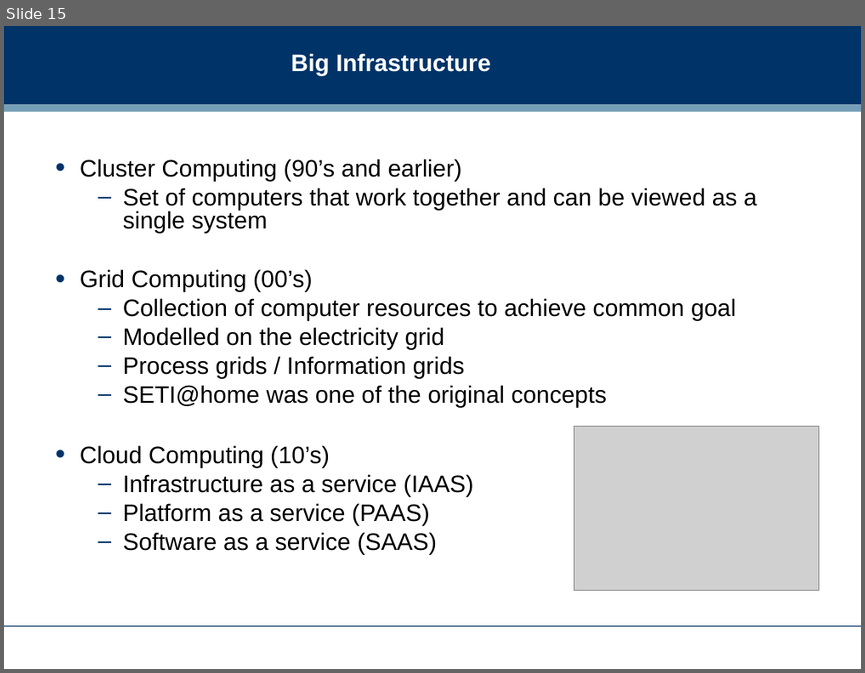
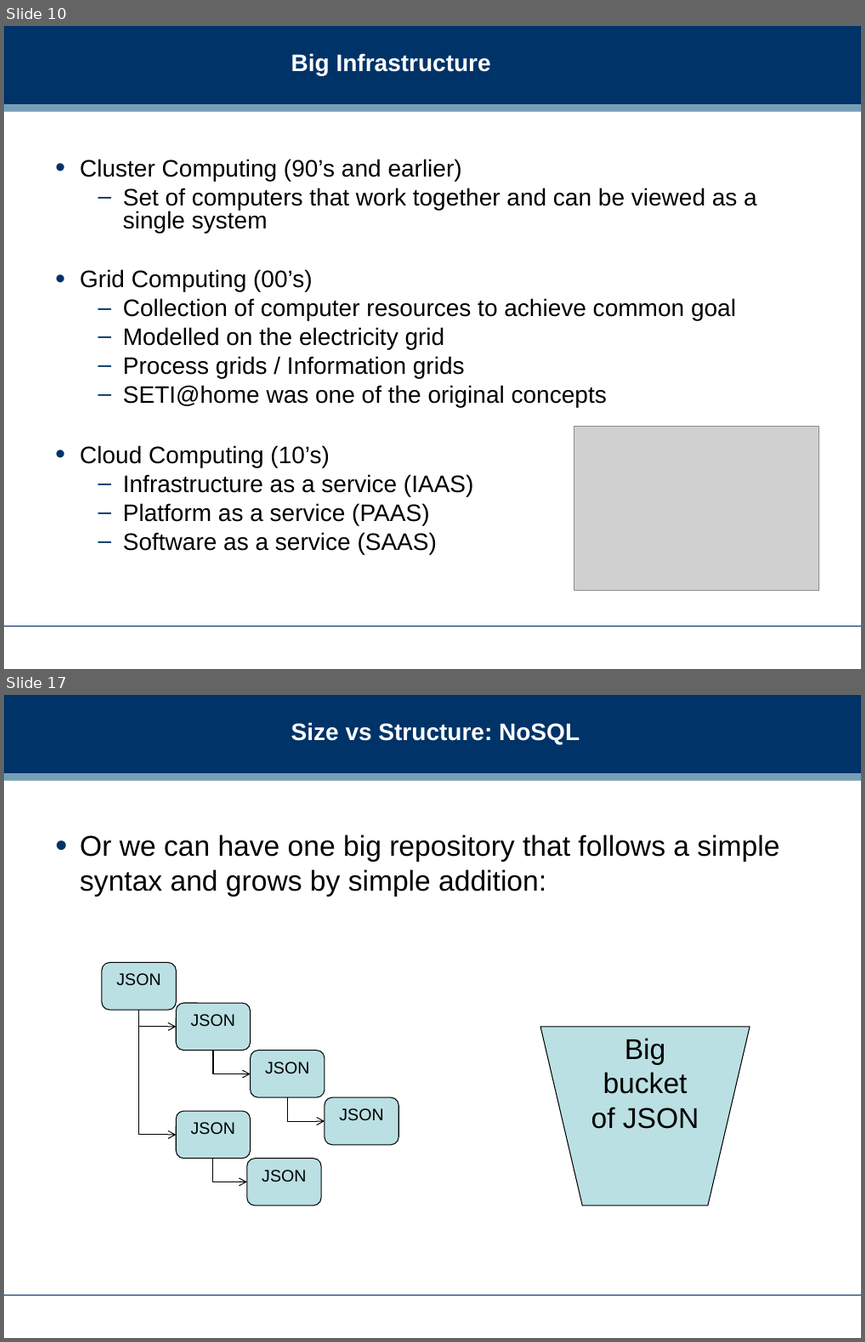
Before and after one commit to dreamind/ix, a slide deck: lectures/informatics-society/bigdata.ppt. Shown one above the other, each under a label of ours: slide 15 before the commit, slides 10 and 17 after it; the slides between them are not shown. The pictures are 865x673 and 865x1342 pixels, drawn with LibreOffice and Linux fonts; fonts in the diff are those of the drawing; grey boxes stand for pictures; background and template pictures are left out. Boxes give left, top, right and bottom in pixels: in the first picture for what was removed or moved away, otherwise in the second. Text is boxed around its words. In the diff, an @@ line names an element or a change of style, - is before the commit and + after.

```diff
--- a/lectures/informatics-society/bigdata.ppt
+++ b/lectures/informatics-society/bigdata.ppt
@@ slide 17 added at bbox=[4, 695, 861, 1338], background #FFFFFF; not listed: 3 template elements that a slide beside it also shows @@
@@ title added at bbox=[291, 722, 579, 744], 20 pt, text #FFFFFF, bold @@
+Size vs Structure: NoSQL
@@ text added at bbox=[80, 834, 779, 896], 24 pt, text #000000 @@
+• Or we can have one big repository that follows a simple syntax and grows by simple addition:
@@ rounded rectangle added at bbox=[102, 962, 177, 1009], fill #BBE0E3, outline #000000 0.74 pt, 14 pt, text #000000 @@
+JSON
@@ elbow arrow added from (138, 1009) to (177, 1027), #000000 0.74 pt @@
@@ elbow arrow added from (138, 1009) to (177, 1134), #000000 0.74 pt @@
@@ rounded rectangle added at bbox=[177, 1003, 250, 1049], fill #BBE0E3, outline #000000 0.74 pt, 14 pt, text #000000 @@
+JSON
@@ elbow arrow added from (213, 1049) to (250, 1074), #000000 0.74 pt @@
@@ rounded rectangle added at bbox=[250, 1049, 324, 1097], fill #BBE0E3, outline #000000 0.74 pt, 14 pt, text #000000 @@
+JSON
@@ flow chart manual operation added at bbox=[540, 1027, 749, 1206], fill #BBE0E3, outline #000000 0.74 pt, 24 pt, text #000000 @@
+Big bucket of JSON
@@ elbow arrow added from (288, 1097) to (324, 1121), #000000 0.74 pt @@
@@ rounded rectangle added at bbox=[324, 1097, 399, 1144], fill #BBE0E3, outline #000000 0.74 pt, 14 pt, text #000000 @@
+JSON
@@ rounded rectangle added at bbox=[177, 1111, 250, 1157], fill #BBE0E3, outline #000000 0.74 pt, 14 pt, text #000000 @@
+JSON
@@ elbow arrow added from (213, 1157) to (246, 1182), #000000 0.74 pt @@
@@ rounded rectangle added at bbox=[247, 1157, 322, 1205], fill #BBE0E3, outline #000000 0.74 pt, 14 pt, text #000000 @@
+JSON
@@ what was slide 15 is now slide 10 @@
```
Also in this commit, not shown: 12 slides changed, 12 other slides added, 12 slides removed, 1 other file.
